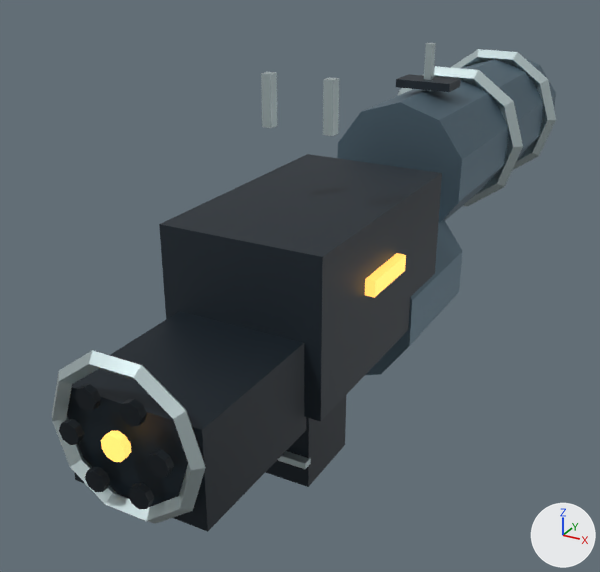
The glTF model godot/first_person/art/world-5.glb, before and after one commit.
The view is the same before and after, from a 50 mm camera at (0.447, -0.748, 0.377) aimed at (-0.085, 0.221, -0.107). Arrows for +X, +Y and +Z are at lower right; the lights stay in place. The older version comes first. Where no turn or scale is listed for an object, it has been applied to the vertices. Vertices at exactly the same position are counted once.

The first picture shows 'barrel-assembly-light', 'body-cavity', 'body-dark', 'body-glow', 'body-rubber', 'body-trim', 'feed-light'.
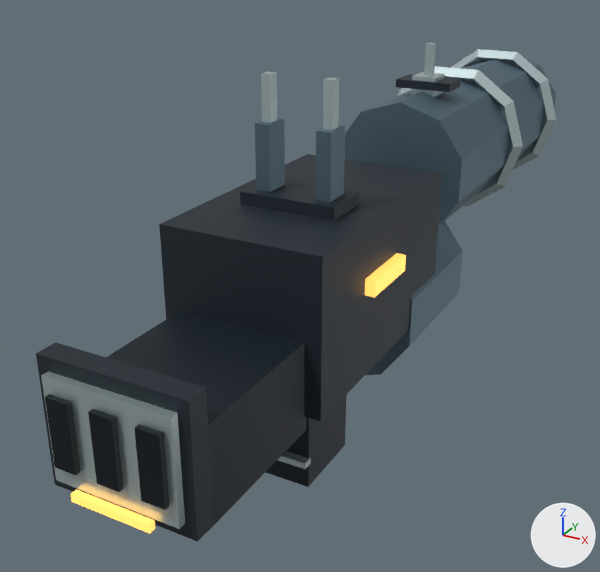
Location of each change, (x1, y1, x2, y2) in pixels of the pictures (600 x 572 px):
'body-dark', reshaped (41% wider, 35% taller)
    before: (159, 74, 461, 421)
    after: (36, 74, 461, 542)
'body-trim', reshaped
    before: (52, 43, 556, 524)
    after: (41, 43, 556, 529)
'body-cavity', reshaped (8% wider, 7% shorter)
    before: (59, 384, 174, 509)
    after: (45, 394, 169, 510)
'body-light', added (blue)
    after: (255, 118, 345, 202)
'body-glow', reshaped (10% wider, 34% taller)
    before: (101, 253, 406, 462)
    after: (71, 253, 406, 534)
part 1 of me_cube_274, added (black)
    after: (45, 394, 80, 475)
part 2 of me_cube_274, added (black)
    after: (88, 409, 124, 492)
part 3 of me_cube_274, added (black)
    after: (135, 424, 169, 510)
part 4 of me_cube_274, deleted (black)
    before: (59, 384, 174, 509)
part 5 of me_cube_273, added
    after: (240, 180, 359, 220)
part 6 of me_cube_273, added
    after: (36, 342, 213, 542)
part 7 of me_cube_277, built on
    before: (101, 431, 131, 462)
    after: (71, 489, 155, 534)
part 8 of me_torus_051, added
    after: (411, 72, 445, 97)
part 9 of me_torus_051, added
    after: (41, 371, 185, 529)
part 10 of me_torus_051, deleted
    before: (52, 350, 205, 524)

The edits, one by one:
me_cube_274 is used by ob_body_cavity; location (-0.065, 0.28, -0.107).
me_cube_274 had 128 vertices, 216 faces and spanned x -0.022..0.136, y -0.563..0.075, z -0.065..0.147.
me_cube_274 now has 56 vertices, 84 faces and spans x -0.022..0.136, y -0.573..0.075, z -0.065..0.147.
me_cube_274 part 1: a new loose piece, a box spanning x 0.001..0.027, y -0.573..-0.567, z 0.017..0.093, in mat_cavity (black #09151d).
me_cube_274 part 2: a new loose piece, a box spanning x 0.052..0.078, y -0.573..-0.567, z 0.017..0.093, in mat_cavity (black #09151d).
me_cube_274 part 3: a new loose piece, a box spanning x 0.103..0.129, y -0.573..-0.567, z 0.017..0.093, in mat_cavity (black #09151d).
me_cube_274 part 4: 6 loose pieces with 96 vertices, spanning x 0.002..0.128, y -0.563..-0.555, z -0.004..0.108, are deleted.
me_cube_273 is used by ob_body_dark; location (0.0, 0.1, -0.02).
me_cube_273 had 16 vertices, 24 faces and spanned x -0.1..0.1, y -0.17..0.395, z -0.095..0.178.
me_cube_273 now has 32 vertices, 48 faces and spans x -0.1..0.1, y -0.377..0.395, z -0.108..0.178.
me_cube_273 part 5: a new loose piece, a box spanning x -0.061..0.061, y -0.068..-0.003, z 0.094..0.11, in mat_dark (dark blue #202b34).
me_cube_273 part 6: a new loose piece, a box spanning x -0.085..0.085, y -0.377..-0.352, z -0.108..0.037, in mat_dark (dark blue #202b34).
me_cube_277 is used by ob_body_glow; location (0.105, 0.08, 0.002).
me_cube_277 had 28 vertices, 48 faces and spanned x -0.118..0.007, y -0.361..0.045, z -0.071..0.01.
me_cube_277 now has 16 vertices, 24 faces and spans x -0.151..0.007, y -0.375..0.045, z -0.123..0.01.
Part 7, on me_cube_277:
15 vertices are removed from x -0.118..-0.092, y -0.361..-0.352, z -0.071..-0.043.
35 faces are deleted.
5 vertices move from x -0.105..-0.092, y -0.361..-0.352, z -0.061..-0.043 to x -0.151..-0.059, y -0.375..-0.367, z -0.123..-0.114.
3 vertices are added at (-0.151, -0.375, -0.123), (-0.059, -0.367, -0.114), (-0.059, -0.375, -0.114).
11 new faces join them.
me_torus_051 is used by ob_body_trim; location (0.0, 0.83, 0.04).
me_torus_051 had 168 vertices, 316 faces and spanned x -0.122..0.122, y -1.104..0.013, z -0.249..0.182.
me_torus_051 now has 144 vertices, 260 faces and spans x -0.122..0.122, y -1.116..0.013, z -0.249..0.182.
me_torus_051 part 8: a new loose piece, a box spanning x -0.019..0.019, y -0.38..-0.339, z 0.093..0.124, in mat_trim (light grey #c5d6d8).
me_torus_051 part 9: a new loose piece, a box spanning x -0.0725..0.0725, y -1.116..-1.106, z -0.1525..-0.0375, in mat_trim (light grey #c5d6d8).
me_torus_051 part 10: the loose piece of 40 vertices spanning x -0.089..0.089, y -1.104..-1.086, z -0.18..-0.01 is deleted.
Mesh me_cube_374 is new.
It consists of a box spanning x -0.0095..0.0095, y -0.017..0.017, z -0.0495..0.0495; a box spanning x 0.0685..0.0875, y -0.017..0.017, z -0.0495..0.0495.
It uses material mat_light (blue #617886).
Object 'body-light' (ob_body_light) is new; it shows me_cube_374.
Its location is (-0.039, 0.065, 0.119).
